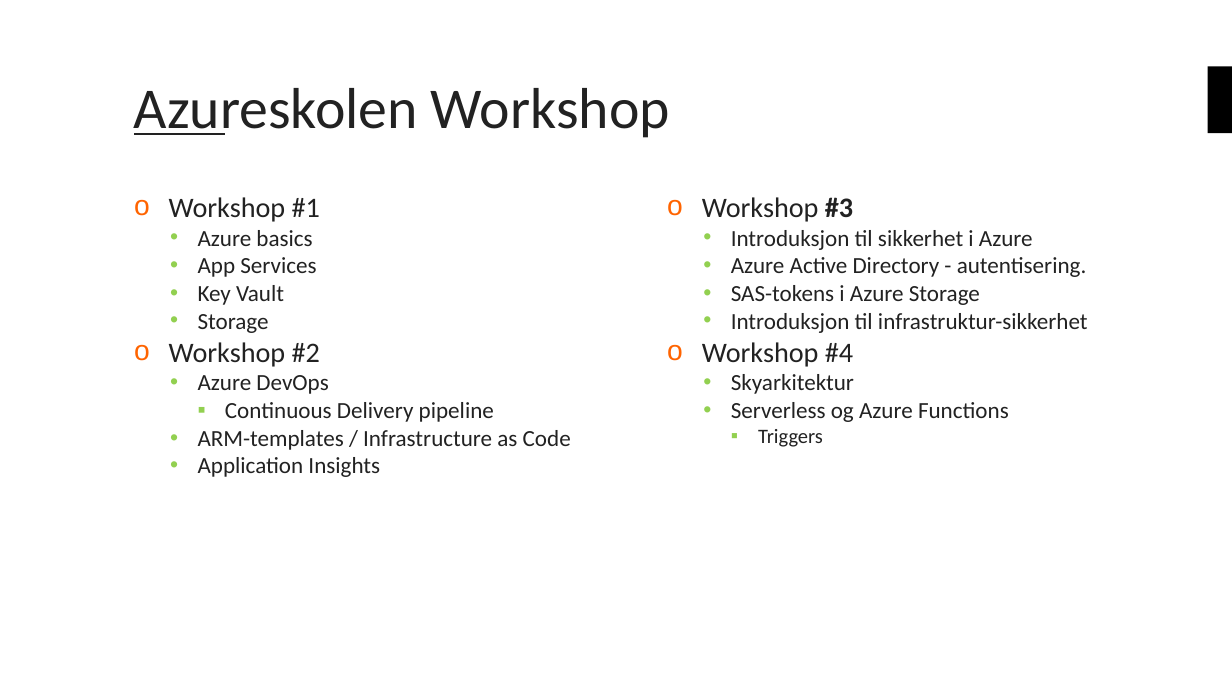
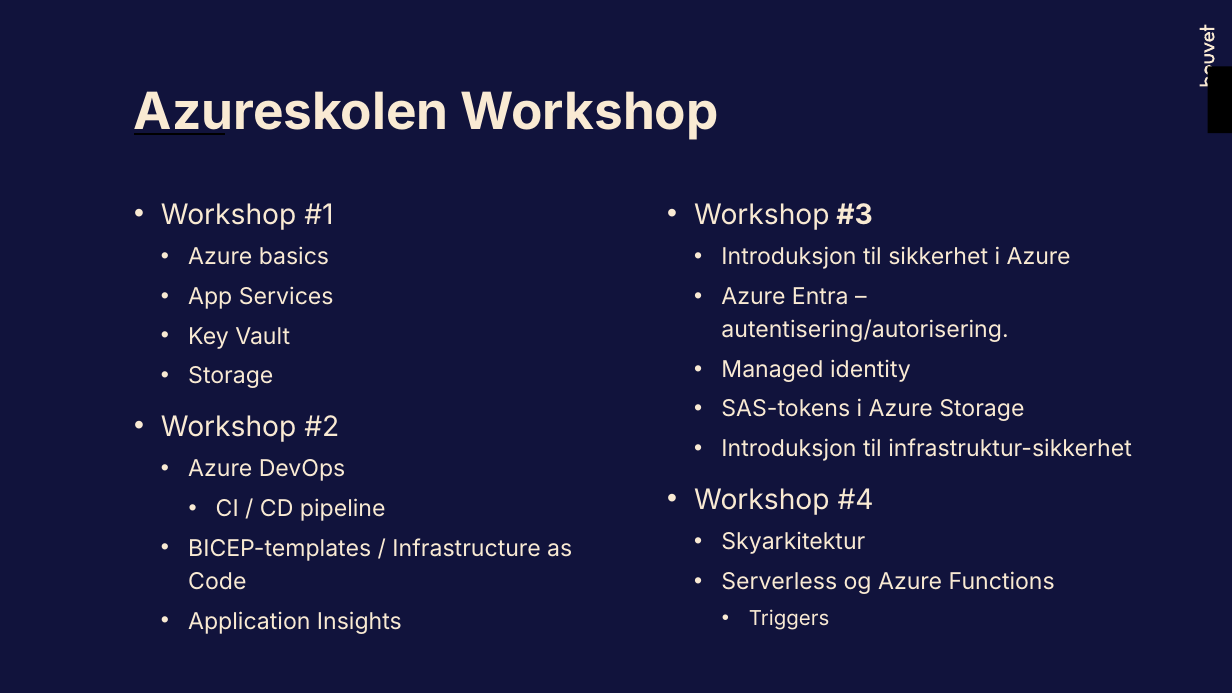
Before and after one commit to bouvet/azure-workshops, a slide deck: slide 2 of Workshop_2/Presentasjon/Azureskolen-Workshop#2.pptx (slide 3 before the commit). Drawn at 1232x693 pixels with LibreOffice and Linux fonts; fonts in the diff are those of the drawing; background and template pictures are left out. Boxes give left, top, right and bottom in pixels: in the first picture for what was removed or moved away, otherwise in the second. Text is boxed around its words. In the diff, an @@ line names an element or a change of style, - is before the commit and + after.

```diff
--- a/Workshop_2/Presentasjon/Azureskolen-Workshop#2.pptx
+++ b/Workshop_2/Presentasjon/Azureskolen-Workshop#2.pptx
@@ background #FFFFFF to #11133C @@
@@ freeform shape added at (1200,25,1215,87), fill #F9EAD3 @@
@@ title "Azureskolen Workshop" at (134,91,719,140): size 45 to 40 pt, font Calibri to Inter, text colour #222222 to #F9EAD3, bold on @@
@@ freeform shape added at (1205,31,1215,42), fill #F9EAD3 @@
@@ freeform shape added at (1207,36,1207,37), fill #11133C at 55% opacity @@
@@ line (134, 134) - (226, 134): stroke #222222 2 pt to #000000 2 pt @@
@@ text at (161,203,402,634): font Calibri to Inter, text colour #222222 to #F9EAD3 in "Workshop #1", "Azure basics", "App Services", "Key Vault" and 4 more places; bullet o to •; line spacing 1 to 1.2; more space between paragraphs; indent changed @@
@@ text at (694,203,1132,630): font Calibri to Inter, text colour #222222 to #F9EAD3 in "Workshop #3", "Introduksjon til sikkerhet i Azure", "SAS-tokens i Azure Storage", "Introduksjon til infrastruktur-sikkerhet" and 4 more places; bullet o to •; line spacing 1 to 1.2; more space between paragraphs; indent changed; bullet ▪ to • @@
@@ text at (721,287,1008,382): text changed; font Calibri to Inter; text colour #222222 to #F9EAD3 @@
-  • Azure Active Directory - autentisering.
+  • Azure Entra – autentisering/autorisering.
+  • Managed identity
@@ text at (188,498,572,590): text changed; font Calibri to Inter; text colour #222222 to #F9EAD3 @@
-    ▪ Continuous Delivery pipeline
-  • ARM-templates / Infrastructure as Code
+    • CI / CD pipeline
+  • BICEP-templates / Infrastructure as Code
```
Also in this commit, not shown: 22 other slides changed, 3 slides added, 2 slides removed.
